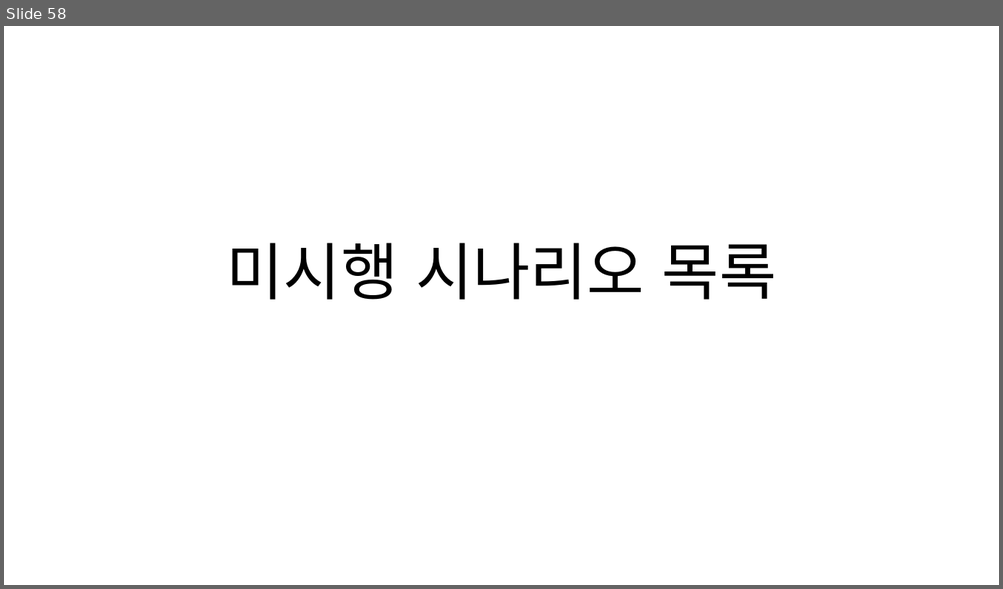
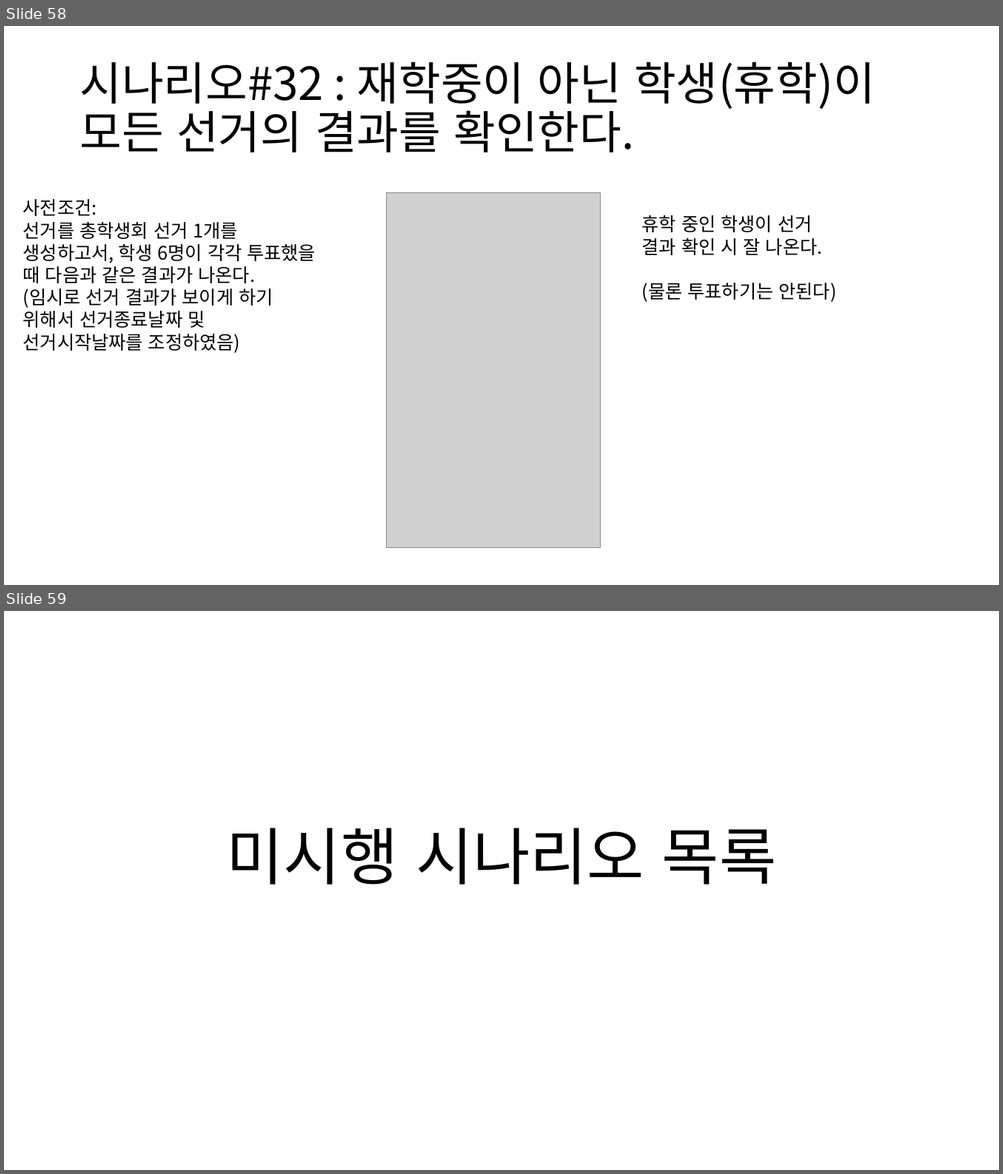
Before and after one commit to BL-UCKSS/evote-project, a slide deck: Document/Testcase/Testcase #1.pptx. Shown one above the other, each under a label of ours: slide 58 before the commit, slides 58 and 59 after it. The pictures are 1003x589 and 1003x1174 pixels, drawn with LibreOffice and Linux fonts; fonts in the diff are those of the drawing; grey boxes stand for pictures. Boxes give left, top, right and bottom in pixels: in the first picture for what was removed or moved away, otherwise in the second. Text is boxed around its words. In the diff, an @@ line names an element or a change of style, - is before the commit and + after.

Commit message:
중복 투표 방지 적용함 + 보권 선거는 준비중(주석처리만함)

```diff
--- a/Document/Testcase/Testcase #1.pptx
+++ b/Document/Testcase/Testcase #1.pptx
@@ slide 58 added at box(4, 26, 999, 585), background #FFFFFF @@
@@ title added at box(79, 62, 875, 153), 44 pt, text #000000 @@
+시나리오#32 : 재학중이 아닌 학생(휴학)이 모든 선거의 결과를 확인한다.
@@ text added at box(23, 199, 316, 353), 18 pt, text #000000 @@
+사전조건:
+선거를 총학생회 선거 1개를 생성하고서, 학생 6명이 각각 투표했을 때 다음과 같은 결과가 나온다.
+(임시로 선거 결과가 보이게 하기 위해서 선거종료날짜 및 선거시작날짜를 조정하였음)
@@ picture added at box(386, 193, 600, 548) @@
@@ text added at box(642, 215, 836, 302), 18 pt, text #000000 @@
+휴학 중인 학생이 선거
+결과 확인 시 잘 나온다.
+(물론 투표하기는 안된다)
@@ what was slide 58 is now slide 59 @@
```
Also in this commit, not shown: 1 slide changed, 1 other slide added, 1 slide removed, 1 other file.
